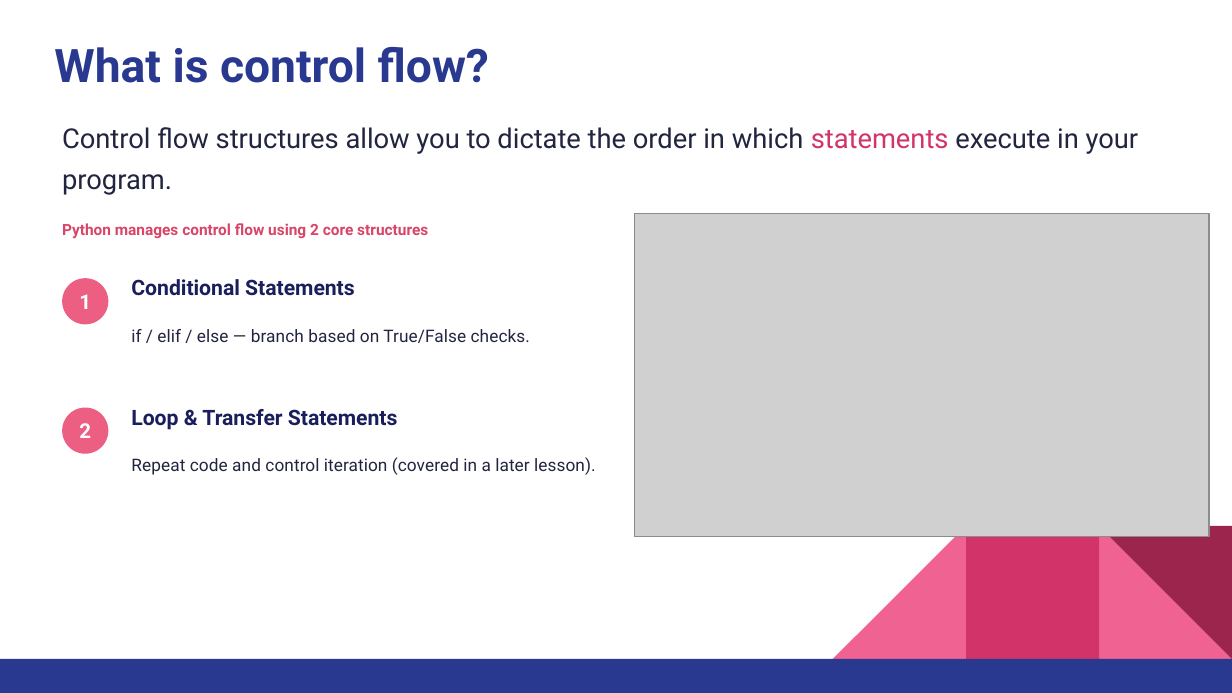
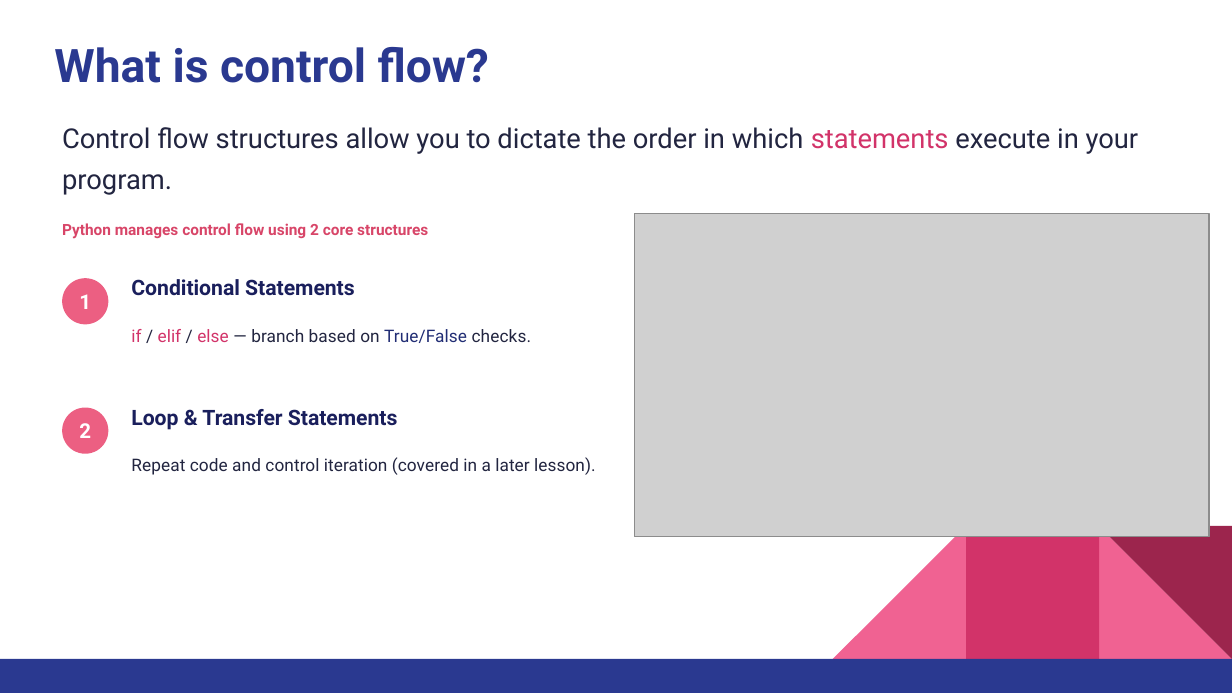
Before and after one commit to wg-training/wg-python-for-data-science-fundamental, a slide deck: slide 5 of slides/06 - Python Control Flows - Conditional Statement.pptx. Drawn at 1232x693 pixels with LibreOffice and Linux fonts; fonts in the diff are those of the drawing; grey boxes stand for pictures. Boxes give left, top, right and bottom in pixels: in the first picture for what was removed or moved away, otherwise in the second. Text is boxed around its words. In the diff, an @@ line names an element or a change of style, - is before the commit and + after.

```diff
--- a/slides/06 - Python Control Flows - Conditional Statement.pptx
+++ b/slides/06 - Python Control Flows - Conditional Statement.pptx
@@ text "if / elif / else ..." at (131,329,531,343): text colour #222540 to #D23369 in "if elif else"; text colour #222540 to #212D74 in "True/False" @@
```
Also in this commit, not shown: 10 other slides changed, 9 slides added, 2 other files.
